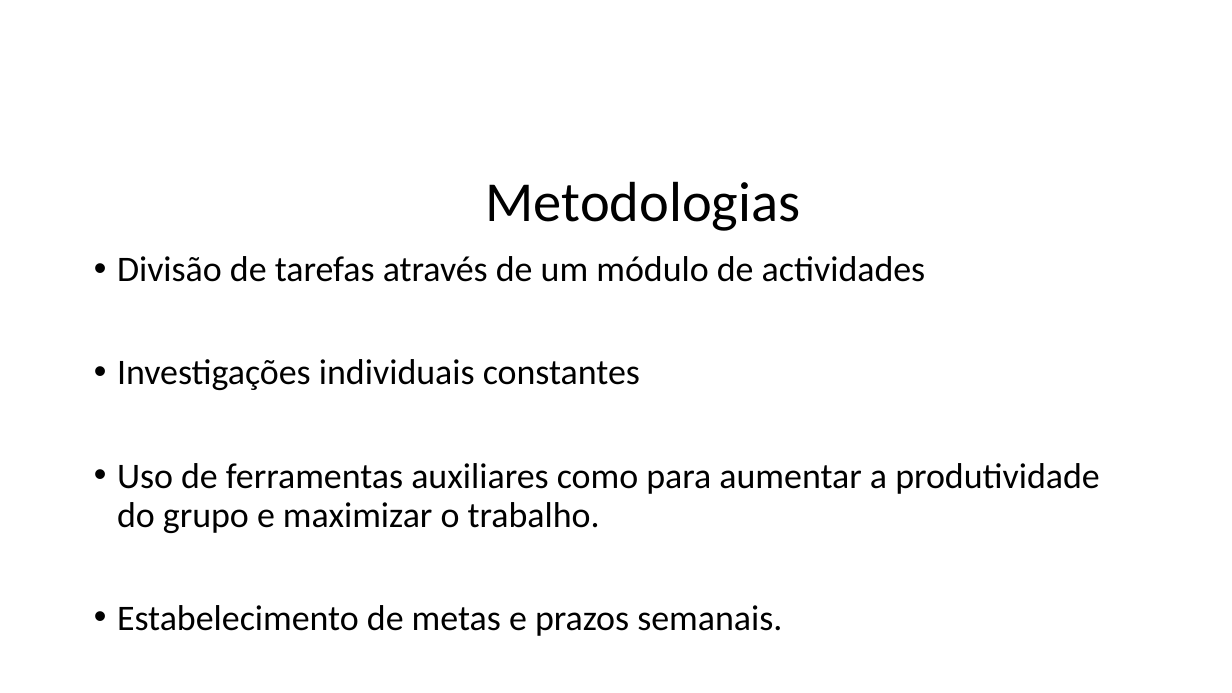
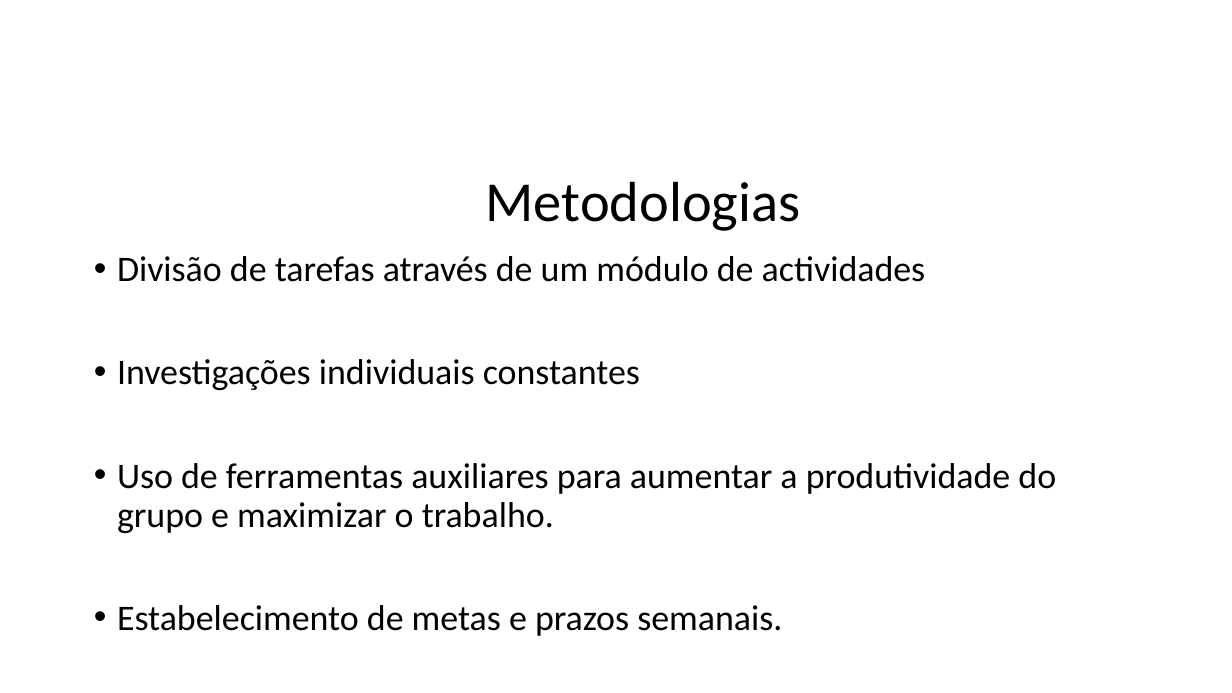
Before and after one commit to GabrielTimba/SAPDR, a slide deck: slide 5 of Apresentacao web.pptx. Drawn at 1232x693 pixels with LibreOffice and Linux fonts; fonts in the diff are those of the drawing; background and template pictures are left out. Boxes give left, top, right and bottom in pixels: in the first picture for what was removed or moved away, otherwise in the second. Text is boxed around its words. In the diff, an @@ line names an element or a change of style, - is before the commit and + after.

```diff
--- a/Apresentacao web.pptx
+++ b/Apresentacao web.pptx
@@ text at <box>117,463,1056,533</box>: text changed @@
-• Uso de ferramentas auxiliares como para aumentar a produtividade do grupo e maximizar o trabalho.
+• Uso de ferramentas auxiliares para aumentar a produtividade do grupo e maximizar o trabalho.
```
Also in this commit, not shown: 1 other slide changed, 1 other file.
